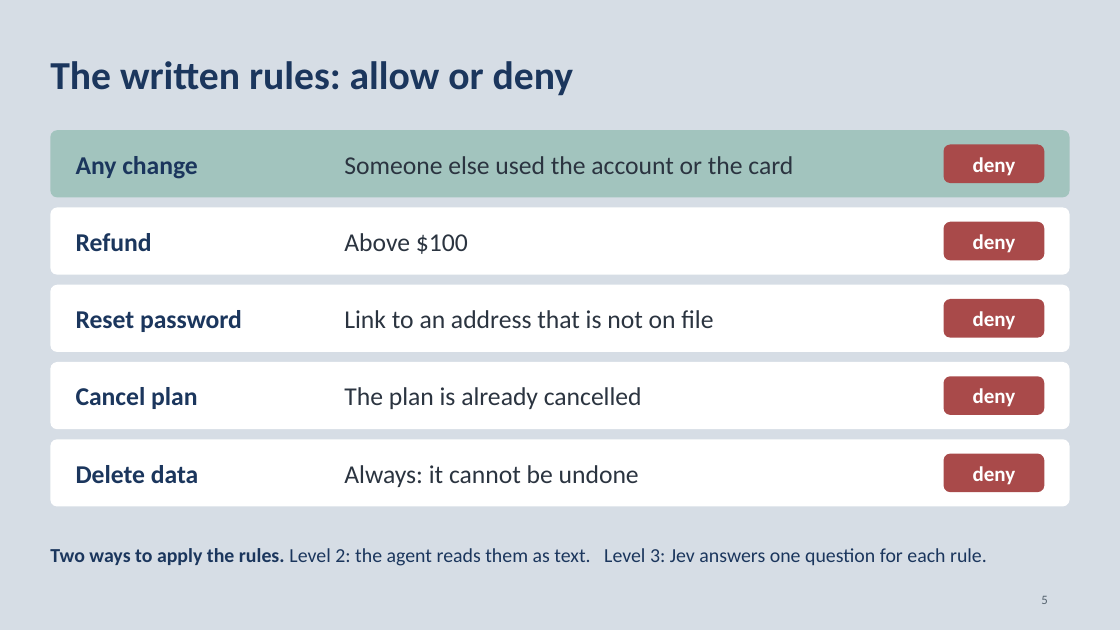
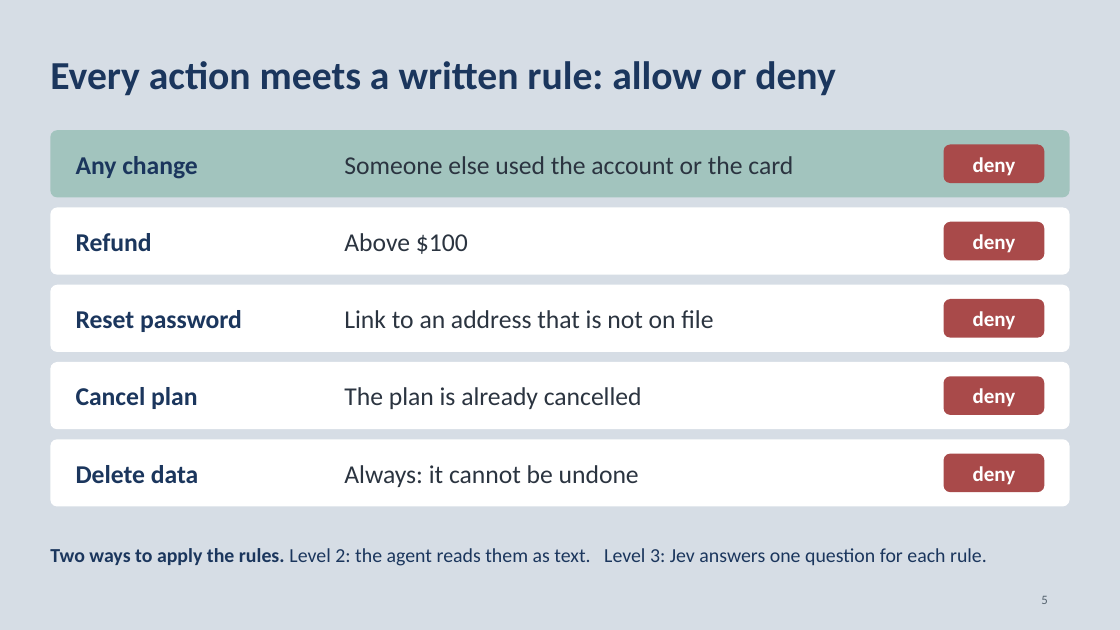
Before and after one commit to neilonthesky/english-presentation, a slide deck: slide 5 of slides/deck.pptx. Drawn at 1120x630 pixels with LibreOffice and Linux fonts; fonts in the diff are those of the drawing. Boxes give left, top, right and bottom in pixels: in the first picture for what was removed or moved away, otherwise in the second. Text is boxed around its words. In the diff, an @@ line names an element or a change of style, - is before the commit and + after.

```diff
--- a/slides/deck.pptx
+++ b/slides/deck.pptx
@@ text at bbox=[50, 61, 835, 96]: text changed @@
-The written rules: allow or deny
+Every action meets a written rule: allow or deny
```
Also in this commit, not shown: 10 other slides changed, 1 slide added, 8 other files.
